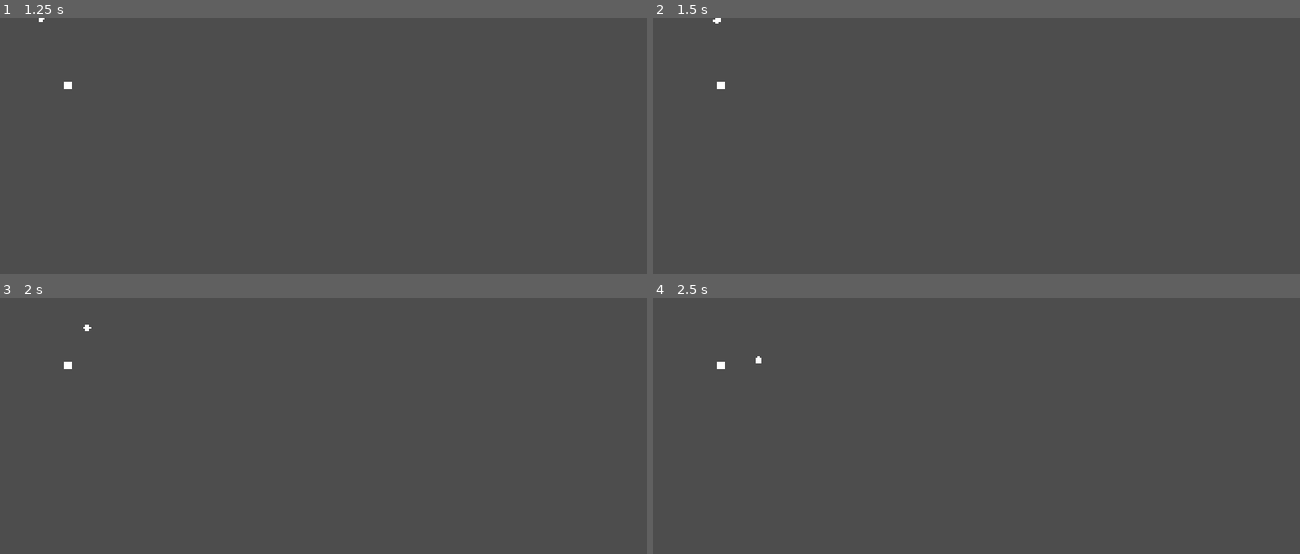
Above: before the commit, frames 1-4 (two rows, left to right).
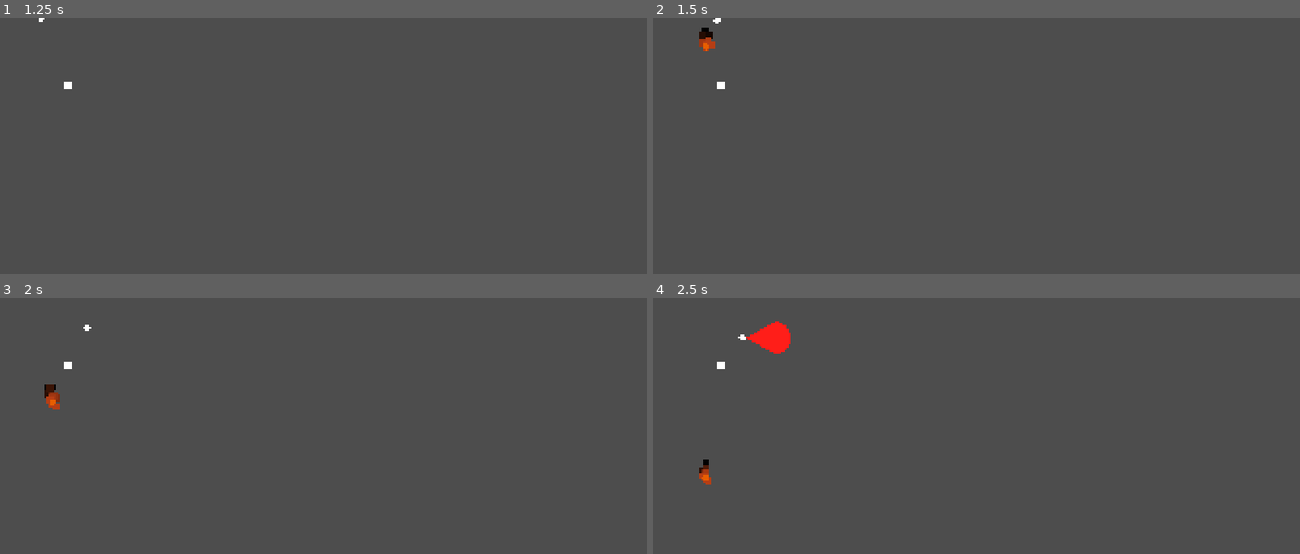
Above: after the commit, the same moments.

Repository: Shinee388/2d-strategy-fighting
Game: Godot game, scene res://arena/Arena.tscn
Two runs of this game, one before a commit and one after it. Both use one fixed random seed, a clock stepped at 60 frames per second and the inputs below. This scene is started directly instead of the project's main scene.
Inputs:
- Up to frame 1 (1.25 s): tap Enter at 0.5 s; hold Right (ui_right) from 0.53 s (still down); tap F at 0.6 s; tap Space at 0.77 s
- Up to frame 2 (1.5 s): tap Space at 1.25 s; release Right (ui_right) at 1.28 s; hold Down (ui_down) from 1.28 s (still down); tap 1 at 1.35 s
- Up to frame 3 (2 s): keep holding Down (ui_down); tap Space at 1.52 s
- Up to frame 4 (2.5 s): release Down (ui_down) at 2.03 s; hold Right (ui_right) from 2.03 s (still down); tap 2 at 2.1 s

Frame 1 is identical in both runs. In frame 2, 0.2% of the frame differs, in the area x 7-10%, y 3-13%; in frame 3, 0.2%; in frame 4, 0.7%, in the area x 7-22%, y 9-73%.
Error after the commit: Invalid assignment of property or key 'caster' with value of type 'CharacterBody2D (Fighter)' on a base object of type 'Node2D'. (res://fighter/fighter.gd:48)

Commit message:
..

Diff:
--- a/fighter/BaseSkill.gd
+++ b/fighter/BaseSkill.gd
@@ -1,11 +1,12 @@
 class_name BaseSkill
-extends Node2D
+extends Area2D
 
 @export var cooldown: float = 0.5
 
 var caster: Node2D
 var busy: bool = false
 var lunge_velocity: Vector2 = Vector2.ZERO
+var is_projectile: bool = false  # true bol slot-iin zagvar biш, spawn khiigdsen khuulbar
 
 var _ready_at: float = 0.0
 
@@ -20,3 +21,23 @@
 
 func start_cooldown() -> void:
 	_ready_at = Time.get_ticks_msec() / 1000.0 + cooldown
+
+
+# Slot-d suusan zagvar: kharagdakhgui, kheneer uchirdaggui
+func go_dormant() -> void:
+	hide()
+	monitoring = false
+	monitorable = false
+	set_physics_process(false)
+
+
+# Skill-iin scene-ee khuulj Arena-d spawn khiine. props-iig _ready-s omno onoono.
+func spawn_copy(dir: Vector2, offset: float, props: Dictionary = {}) -> BaseSkill:
+	var copy: BaseSkill = (load(scene_file_path) as PackedScene).instantiate()
+	copy.is_projectile = true
+	copy.caster = caster
+	for key in props:
+		copy.set(key, props[key])
+	caster.get_parent().add_child(copy)
+	copy.global_position = caster.global_position + dir * offset
+	return copy
--- a/fighter/fighter.gd
+++ b/fighter/fighter.gd
@@ -23,6 +23,11 @@
 	"skill3": $skill3,
 	"mobility": $mobility,
 }
+
+func _ready() -> void:
+	equip("style", preload("res://style/firestyle/firestyle.tscn"))
+	equip("skill1", preload("res://skills/fire/FireBall/fire_ball.tscn"))
+	equip("skill2", preload("res://skills/fire/firestream/firestream.tscn"))
 
 var health: float = max_health
 var last_direction: Vector2 = Vector2.RIGHT
--- a/skills/fire/FireBall/fireBall.gd
+++ b/skills/fire/FireBall/fireBall.gd
@@ -1,22 +1,32 @@
-extends Area2D
+extends BaseSkill
 
 @export var speed: float = 450.0
 @export var lifetime: float = 3.0
+@export var damage: float = 20.0
+@export var spawn_offset: float = 24.0
 
 var direction: Vector2 = Vector2.RIGHT
-var damage: float = 20.0
-var caster: Node2D
-
 var _age: float = 0.0
 
 
+func _init() -> void:
+	cooldown = 0.8
+
+
 func _ready() -> void:
+	if not is_projectile:
+		go_dormant()
+		return
 	body_entered.connect(_on_body_entered)
+
+
+func use(dir: Vector2) -> void:
+	spawn_copy(dir, spawn_offset, {"direction": dir})
+	start_cooldown()
 
 
 func _physics_process(delta: float) -> void:
 	global_position += direction * speed * delta
-
 	_age += delta
 	if _age >= lifetime:
 		queue_free()
--- a/skills/fire/firestream/firestream.gd
+++ b/skills/fire/firestream/firestream.gd
@@ -1,27 +1,32 @@
-extends Area2D
+extends BaseSkill
 
 @export var damage: float = 6.0
 @export var tick_interval: float = 0.2
-@export var grow_time: float = 0.25   # garch irekh khugatsaa
-@export var hold_time: float = 1.0    # buten khemjeegeer baikh khugatsaa
-@export var fade_time: float = 0.2    # ustakh khugatsaa
+@export var grow_time: float = 0.25
+@export var hold_time: float = 1.0
+@export var fade_time: float = 0.2
+@export var cast_time: float = 0.3      # skill-iig gargakh uyd caster zogsono
+@export var spawn_offset: float = 10.0
 
-var caster: Node2D
 var _full_scale: Vector2
 
 
+func _init() -> void:
+	cooldown = 3.0
+
+
 func _ready() -> void:
+	if not is_projectile:
+		go_dormant()
+		return
+
 	_full_scale = scale
-	# Beltgel: jijig, nariin baidaltai ekhelne (0 scale collision-d aldaa uusgedeg)
 	scale = Vector2(_full_scale.x * 0.05, _full_scale.y * 0.4)
 
 	var tween := create_tween()
-	# 1) Garch irekh: urt ni nuguulj, ikhsgene
 	tween.tween_property(self, "scale", _full_scale, grow_time) \
 		.set_trans(Tween.TRANS_QUAD).set_ease(Tween.EASE_OUT)
-	# 2) Baikh
 	tween.tween_interval(hold_time)
-	# 3) Buurch, nuukhtsul ustana
 	tween.tween_property(self, "modulate:a", 0.0, fade_time)
 	tween.parallel().tween_property(self, "scale:y", _full_scale.y * 0.3, fade_time)
 	tween.tween_callback(queue_free)
@@ -33,6 +38,16 @@
 	timer.start()
 
 
+func use(dir: Vector2) -> void:
+	busy = true
+	lunge_velocity = Vector2.ZERO
+	var stream := spawn_copy(dir, spawn_offset)
+	stream.global_rotation = dir.angle()
+	start_cooldown()
+	await get_tree().create_timer(cast_time).timeout
+	busy = false
+
+
 func _on_tick() -> void:
 	for body in get_overlapping_bodies():
 		if body == caster:
--- a/style/firestyle/firestyle.gd
+++ b/style/firestyle/firestyle.gd
@@ -1,4 +1,4 @@
-extends Node2D
+extends BaseSkill
 
 @export var damage_small: float = 8.0
 @export var damage_big: float = 25.0
@@ -8,46 +8,44 @@
 @export var big_recovery: float = 0.4
 @export var combo_window: float = 0.6
 @export var reach: float = 28.0
-@export var lunge_small: float = 150.0   # jijig tsokhilt: ~22 px urgui
-@export var lunge_big: float = 250.0     # tom tsokhilt: ~62 px urgui
+@export var lunge_small: float = 150.0
+@export var lunge_big: float = 250.0
+
 @onready var hitbox_small: Area2D = $"hitbox1,2"
 @onready var hitbox_big: Area2D = $hitbox3
 
-var caster: Node2D
 var combo_step: int = 0
-var busy: bool = false
-
 var _combo_deadline: float = 0.0
 var _hit_bodies: Array[Node2D] = []
 
 
+func _init() -> void:
+	cooldown = 0.0  # recovery ni cooldown-iin uuregtei
+
+
 func _ready() -> void:
-	if caster == null:
-		caster = get_parent()
+	monitoring = false   # root ni uchirdaggui, zuvkhun hitbox-uud uchirna
+	monitorable = false
 	_set_hitbox(hitbox_small, false)
 	_set_hitbox(hitbox_big, false)
 	hitbox_small.body_entered.connect(_on_hit.bind(damage_small))
 	hitbox_big.body_entered.connect(_on_hit.bind(damage_big))
 
 
-func attack(direction: Vector2) -> void:
-	if busy:
-		return
-
-	var now := Time.get_ticks_msec() / 1000.0
-	if now > _combo_deadline:
-		combo_step = 0  # daraalaagui bol 1,2-oos dakhin ekhelne
+func use(dir: Vector2) -> void:
+	if Time.get_ticks_msec() / 1000.0 > _combo_deadline:
+		combo_step = 0
 
 	busy = true
-	rotation = direction.angle()
-	position = direction * reach
+	rotation = dir.angle()
+	position = dir * reach
 	_hit_bodies.clear()
 
 	if combo_step < 2:
-		await _swing(hitbox_small, small_active_time, small_recovery, direction * lunge_small)
+		await _swing(hitbox_small, small_active_time, small_recovery, dir * lunge_small)
 		combo_step += 1
 	else:
-		await _swing(hitbox_big, big_active_time, big_recovery, direction * lunge_big)
+		await _swing(hitbox_big, big_active_time, big_recovery, dir * lunge_big)
 		combo_step = 0
 
 	_combo_deadline = Time.get_ticks_msec() / 1000.0 + combo_window
@@ -55,12 +53,13 @@
 
 
 func _swing(hitbox: Area2D, active_time: float, recovery: float, lunge: Vector2) -> void:
-	caster.set("lunge_velocity", lunge)
+	lunge_velocity = lunge
 	_set_hitbox(hitbox, true)
 	await get_tree().create_timer(active_time).timeout
-	caster.set("lunge_velocity", Vector2.ZERO)
+	lunge_velocity = Vector2.ZERO
 	_set_hitbox(hitbox, false)
 	await get_tree().create_timer(recovery).timeout
+
 
 func _set_hitbox(hitbox: Area2D, active: bool) -> void:
 	hitbox.visible = active
